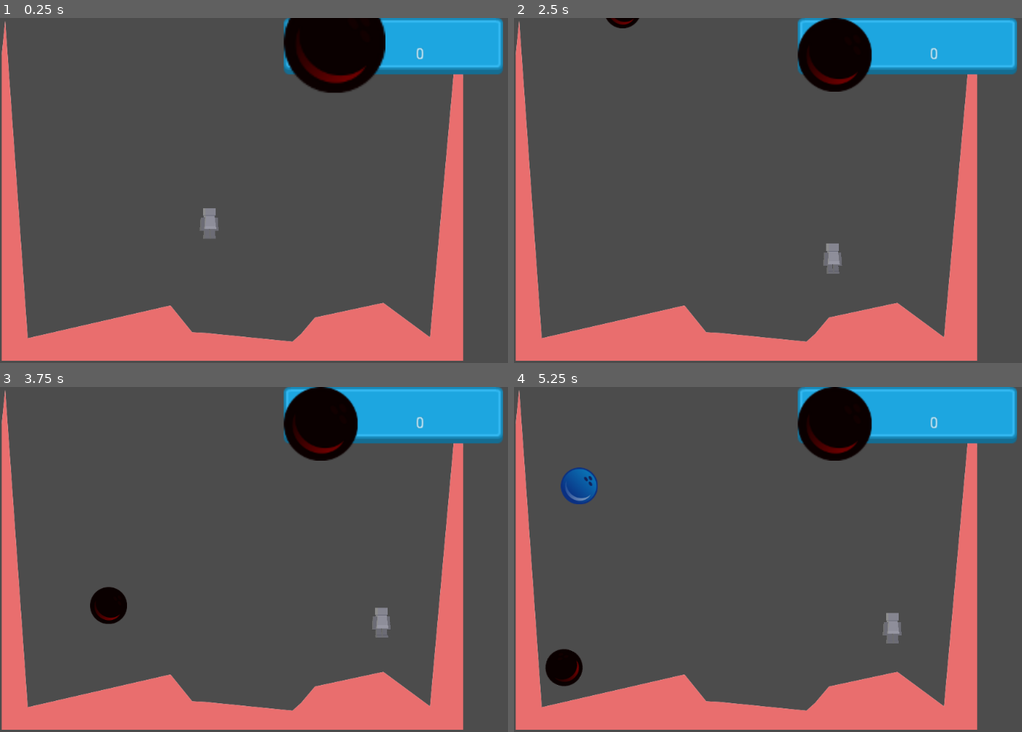
Above: before the commit, frames 1-4 (two rows, left to right).
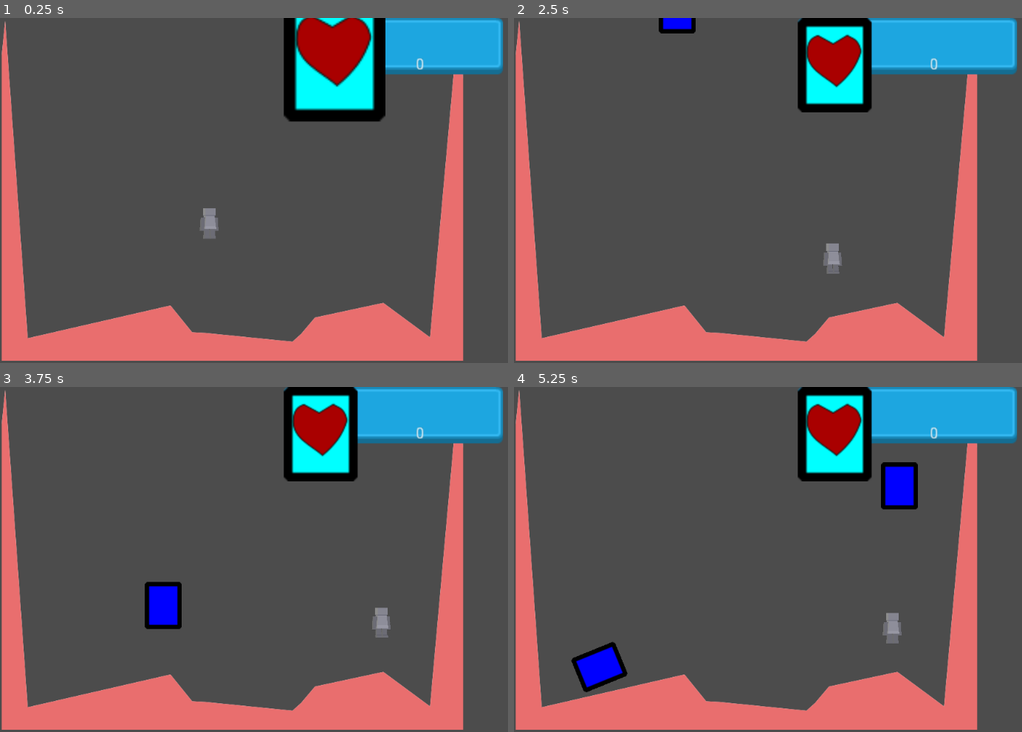
Above: after the commit, the same moments.

Repository: The-Godot-Jamers/LD42
Game: Godot game, scene res://scenes/container.tscn
Same seed, same stepped clock (60 frames per second), same inputs: the game is played once before the commit and once after it.
Inputs:
- Up to frame 1 (0.25 s): no input
- Up to frame 2 (2.5 s): hold Right (ui_right) 0.53-2.03 s; tap Up (ui_up) at 0.6, 0.77, 1.07, 1.35, 1.52, 1.82, 2.1 s; hold Left (ui_left) from 2.03 s (still down)
- Up to frame 3 (3.75 s): release Left (ui_left) at 2.78 s; hold Right (ui_right) from 2.78 s (still down); tap Up (ui_up) at 2.85, 3.02, 3.32, 3.6 s
- Up to frame 4 (5.25 s): tap Up (ui_up) at 3.77, 4.07, 4.35, 4.52, 4.82, 5.1 s; release Right (ui_right) at 4.28 s; hold Left (ui_left) 4.28-5.03 s; hold Right (ui_right) from 5.03 s (still down)

The runs differ from the first frame. In frame 1, 5.6% of the frame differs, in the area x 55-84%, y 0-31%; in frame 2, 4.2%; in frame 3, 5.3%; in frame 4, 6.8%, in the area x 6-84%, y 0-89%.

Commit message:
graphics and sounds

Diff:
--- a/scenes/GUI.tscn
+++ b/scenes/GUI.tscn
@@ -2,7 +2,7 @@
 
 [ext_resource path="res://scripts/GUI.gd" type="Script" id=1]
 [ext_resource path="res://gfx/blue_button02.png" type="Texture" id=2]
-[ext_resource path="res://gfx/bowling_ball.png" type="Texture" id=3]
+[ext_resource path="res://gfx/Goodgame.png" type="Texture" id=3]
 
 [sub_resource type="Animation" id=1]
 
@@ -84,13 +84,12 @@
 
 [node name="TextureRect" type="TextureRect" parent="TextureRect/HBoxContainer" index="0"]
 
-modulate = Color( 1, 0, 0, 1 )
 anchor_left = 0.0
 anchor_top = 0.0
 anchor_right = 0.0
 anchor_bottom = 0.0
 margin_right = 64.0
-margin_bottom = 64.0
+margin_bottom = 82.0
 rect_pivot_offset = Vector2( 0, 0 )
 rect_clip_content = false
 mouse_filter = 1
@@ -108,9 +107,9 @@
 anchor_right = 0.0
 anchor_bottom = 0.0
 margin_left = 114.0
-margin_top = 25.0
+margin_top = 34.0
 margin_right = 138.0
-margin_bottom = 39.0
+margin_bottom = 48.0
 rect_pivot_offset = Vector2( 0, 0 )
 rect_clip_content = false
 mouse_filter = 2
--- a/scenes/Player.tscn
+++ b/scenes/Player.tscn
@@ -1,8 +1,9 @@
-[gd_scene load_steps=6 format=2]
+[gd_scene load_steps=7 format=2]
 
 [ext_resource path="res://scripts/Player.gd" type="Script" id=1]
 [ext_resource path="res://PlayerCharacterScaleTest.png" type="Texture" id=2]
 [ext_resource path="res://gfx/walk (8).png" type="Texture" id=3]
+[ext_resource path="res://sfx/Jump.wav" type="AudioStream" id=4]
 
 [sub_resource type="SpriteFrames" id=1]
 
@@ -42,3 +43,12 @@
 
 position = Vector2( -0.699295, 0.349651 )
 shape = SubResource( 2 )
+
+[node name="AudioStreamPlayer" type="AudioStreamPlayer" parent="." index="2"]
+
+stream = ExtResource( 4 )
+volume_db = -10.0
+pitch_scale = 1.0
+autoplay = false
+mix_target = 0
+bus = "Master"
--- a/scenes/container.tscn
+++ b/scenes/container.tscn
@@ -4,11 +4,11 @@
 [ext_resource path="res://gfx/container.png" type="Texture" id=2]
 [ext_resource path="res://scenes/Player.tscn" type="PackedScene" id=3]
 
-[node name="container" type="Node" index="0"]
+[node name="container" type="Node"]
 
 script = ExtResource( 1 )
-ball_xpos_min = 35
-ball_xpos_max = 735
+game_xpos_min = 35
+game_xpos_max = 735
 time_scale = 0.1
 
 [node name="static" type="StaticBody2D" parent="." index="0"]
--- a/scenes/ball.tscn
+++ b/scenes/game.tscn
@@ -1,17 +1,13 @@
 [gd_scene load_steps=7 format=2]
 
-[ext_resource path="res://scripts/ball.gd" type="Script" id=1]
-[ext_resource path="res://gfx/bowling_ball.png" type="Texture" id=2]
+[ext_resource path="res://scripts/game.gd" type="Script" id=1]
+[ext_resource path="res://gfx/badgame.png" type="Texture" id=2]
+[ext_resource path="res://sfx/Powerup11.wav" type="AudioStream" id=3]
 
-[sub_resource type="CircleShape2D" id=1]
+[sub_resource type="RectangleShape2D" id=5]
 
 custom_solver_bias = 0.0
-radius = 30.0
-
-[sub_resource type="CircleShape2D" id=2]
-
-custom_solver_bias = 0.0
-radius = 28.8346
+extents = Vector2( 25.5197, 34.8073 )
 
 [sub_resource type="Animation" id=3]
 
@@ -84,7 +80,7 @@
 anim_loop = false
 _sections_unfolded = [ "Emission Shape", "Gravity", "Spread" ]
 
-[node name="ball" type="RigidBody2D" groups=[
+[node name="game" type="RigidBody2D" index="0" groups=[
 "balls",
 ]]
 
@@ -108,15 +104,20 @@
 angular_damp = -1.0
 script = ExtResource( 1 )
 _sections_unfolded = [ "Collision" ]
+__meta__ = {
+"_edit_group_": true
+}
 
 [node name="sprite" type="Sprite" parent="." index="0"]
 
 texture = ExtResource( 2 )
 _sections_unfolded = [ "Visibility" ]
 
-[node name="collision" type="CollisionShape2D" parent="." index="1"]
+[node name="CollisionPolygon2D" type="CollisionPolygon2D" parent="." index="1"]
 
-shape = SubResource( 1 )
+visible = false
+build_mode = 0
+polygon = PoolVector2Array( -28.9569, -40.8348, 28.9622, -40.8348, 31.9034, -37.837, 32.0165, 37.6727, 28.6794, 40.727, -28.9003, 40.8401, -32.0112, 37.6727, -32.0112, -37.9502 )
 
 [node name="pickup_area" type="Area2D" parent="." index="2"]
 
@@ -132,7 +133,8 @@
 
 [node name="CollisionShape2D" type="CollisionShape2D" parent="pickup_area" index="0"]
 
-shape = SubResource( 2 )
+visible = false
+shape = SubResource( 5 )
 
 [node name="AnimationPlayer" type="AnimationPlayer" parent="." index="3"]
 
@@ -166,6 +168,15 @@
 v_frames = 1
 _sections_unfolded = [ "Drawing", "Process Material", "Time" ]
 
+[node name="AudioStreamPlayer" type="AudioStreamPlayer" parent="." index="5"]
+
+stream = ExtResource( 3 )
+volume_db = 0.0
+pitch_scale = 1.0
+autoplay = false
+mix_target = 0
+bus = "Master"
+
 [connection signal="body_entered" from="pickup_area" to="." method="_on_pickup_area_body_entered"]
 
 [connection signal="animation_finished" from="AnimationPlayer" to="." method="_on_AnimationPlayer_animation_finished"]
--- a/scripts/Player.gd
+++ b/scripts/Player.gd
@@ -23,4 +23,5 @@
 	if is_on_floor():
 		if Input.is_action_just_pressed("ui_up"):
 			movement.y = jump_height
+			$AudioStreamPlayer.play()
 	movement = move_and_slide(movement,UP)
--- a/scripts/container.gd
+++ b/scripts/container.gd
@@ -1,21 +1,22 @@
 extends Node
 
-export var ball_xpos_min = 35
-export var ball_xpos_max = 735
+export var game_xpos_min = 35
+export var game_xpos_max = 735
 export var time_scale = 0.1
 
-var ball = preload("res://scenes/ball.tscn")
+var game = preload("res://scenes/game.tscn")
 
 func _on_Timer_timeout():
-	add_balls()
+	add_games()
 	$Timer.wait_time = clamp($Timer.wait_time - time_scale, 0.1, $Timer.wait_time)
 
-func add_balls():
-	var i = ball.instance()
-	i.position = Vector2(rand_range(ball_xpos_min,ball_xpos_max),-50)
+func add_games():
+	var i = game.instance()
+	i.position = Vector2(rand_range(game_xpos_min,game_xpos_max),-50)
 	add_child(i)
 	if rand_range(0.0,1.0) >= 0.5:
-		i.sprite.modulate = Color(1.0, 0.0, 0.0, 1.0)
+		i.sprite.texture = load("res://gfx/Goodgame.png")
+		#i.sprite.modulate = Color(1.0, 0.0, 0.0, 1.0)
 		i.add_to_group("good")
 	else:
 		i.add_to_group("bad")
--- a/scripts/ball.gd
+++ b/scripts/game.gd
@@ -1,15 +1,18 @@
 extends RigidBody2D
 
 onready var sprite = $sprite
+var picked = false
 
 func remove_pickup():
 	$pickup_area.queue_free()
 
 
 func _on_pickup_area_body_entered(body):
-	Globals.score += 1
-	Globals.GUI.update_gui(Globals.score)
-	$AnimationPlayer.play("bling")
-
+	if not picked:
+		Globals.score += 1
+		Globals.GUI.update_gui(Globals.score)
+		$AnimationPlayer.play("bling")
+		$AudioStreamPlayer.play()
+		picked = true
 func _on_AnimationPlayer_animation_finished(anim_name):
 	queue_free()
Binary file added: gfx/Goodgame.png
Not shown, added: gfx/Goodgame.png.import
Binary file added: gfx/badgame.png
Not shown, added: gfx/badgame.png.import
Not shown, added: sfx/Jump.wav.import
Not shown, added: sfx/Powerup11.wav.import
Not shown, added: sfx/Jump.wav
Not shown, added: sfx/Powerup11.wav
